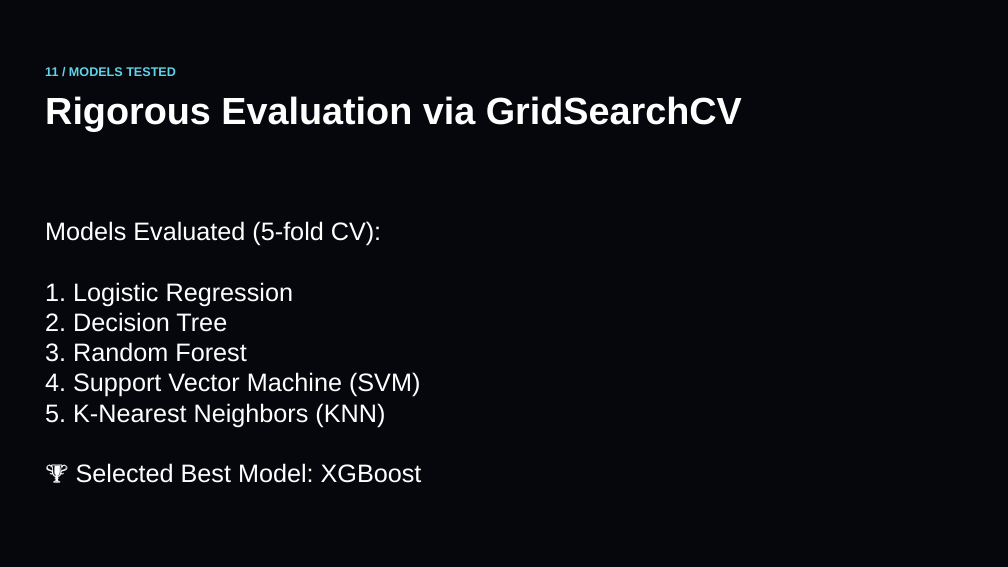
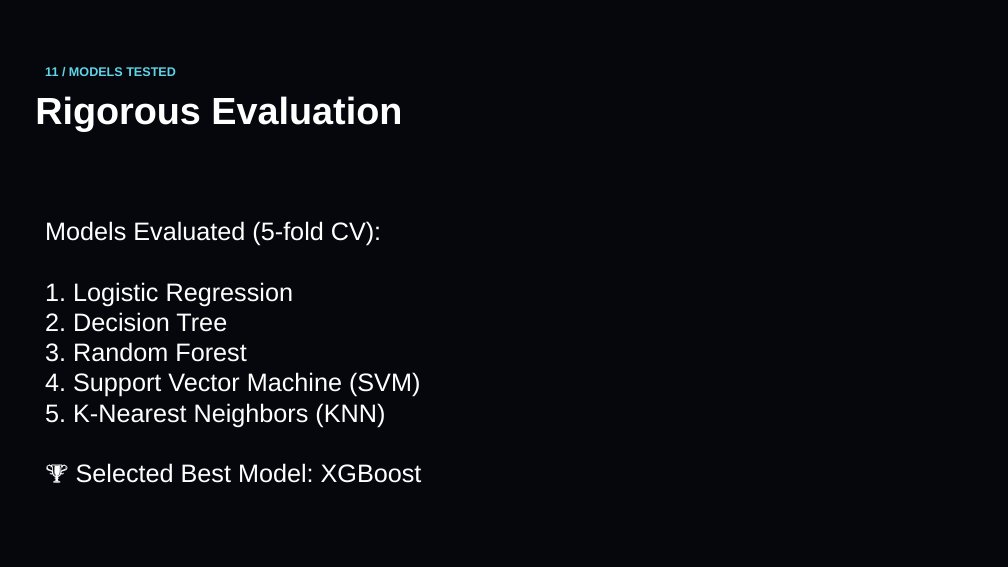
Before and after one commit to mohamed-55ai/predictive-maintenance-system, a slide deck: slide 11 of Predictive_Maintenance_Presentation.pptx. Drawn at 1008x567 pixels with LibreOffice and Linux fonts; fonts in the diff are those of the drawing. Boxes give left, top, right and bottom in pixels: in the first picture for what was removed or moved away, otherwise in the second. Text is boxed around its words. In the diff, an @@ line names an element or a change of style, - is before the commit and + after.

```diff
--- a/Predictive_Maintenance_Presentation.pptx
+++ b/Predictive_Maintenance_Presentation.pptx
@@ text at [35, 96, 402, 131]: text changed @@
-Rigorous Evaluation via GridSearchCV
+Rigorous Evaluation
```
Also in this commit, not shown: 1 other slide changed, 1 slide added, 1 other file.
